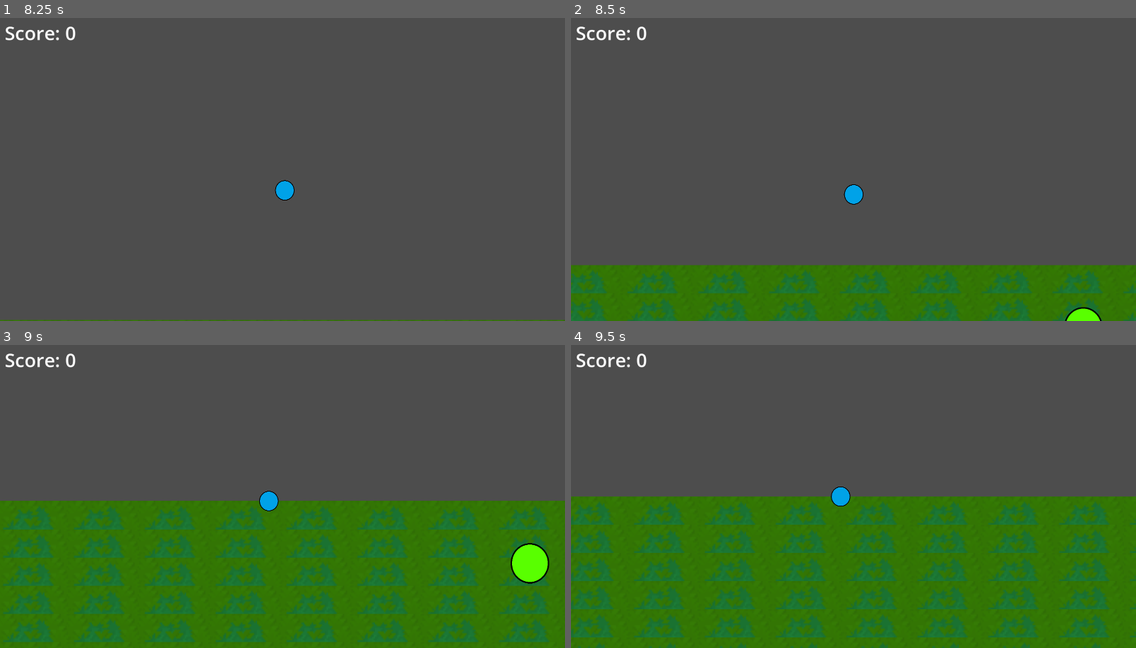
Above: before the commit, frames 1-4 (two rows, left to right).
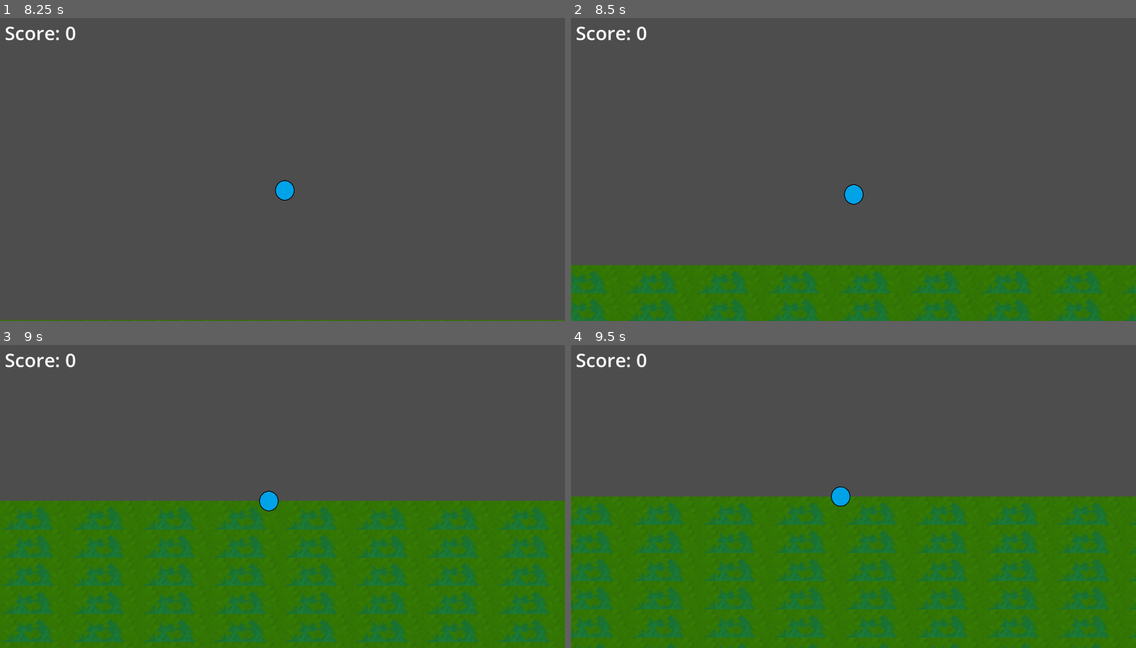
Above: after the commit, the same moments.

Repository: jameshi16/neuro-game-jam
Game: Godot game, scene res://main.tscn
Two runs of this game, one before a commit and one after it. Both use one fixed random seed, a clock stepped at 60 frames per second and the inputs below. The project has no main scene, so this scene is started directly.
Inputs:
- Up to frame 1 (8.25 s): tap Enter at 0.5, 2, 3.5 s; hold Shift (sprint) 0.53-1.28 s; hold W (move_up) 0.53-2.03 s; tap Space at 1.25, 2.75, 4.25 s; tap Shift (sprint) every 1.5 s from 1.35 to 7.35 s; hold Shift (sprint) 2.03-2.78 s; hold A (move_left) 2.03-3.53 s; hold S (move_down) 3.53-4.28 s; hold Shift (sprint) 3.53-4.28 s; hold D (move_right) 4.28-5.03 s; hold W (move_up) 5.03-5.78 s; hold Shift (sprint) 5.03-5.78 s; hold D (move_right) 5.78-8.03 s; hold Shift (sprint) 6.53-7.28 s; hold S (move_down) from 8.03 s (still down); hold Shift (sprint) from 8.03 s (still down)
- Up to frame 2 (8.5 s): keep holding S (move_down); keep holding Shift (sprint)
- Up to frame 3 (9 s): release S (move_down) at 8.78 s; release Shift (sprint) at 8.78 s; hold A (move_left) from 8.78 s (still down); tap Shift (sprint) at 8.85 s
- Up to frame 4 (9.5 s): keep holding A (move_left)

Frame 1 is identical in both runs. In frame 2, 0.2% of the frame differs, in the area x 87-94%, y 95-100%; in frame 3, 0.7%, in the area x 90-98%, y 65-79%; in frame 4, nothing differs.

Commit message:
Hide items on game start

Diff:
--- a/item.gd
+++ b/item.gd
@@ -1,7 +1,6 @@
 extends Area2D
 
 signal collected
-
 
 # Called when the node enters the scene tree for the first time.
 func _ready():
@@ -12,7 +11,7 @@
 func _process(delta):
 	pass
 
-func _on_area_shape_entered(area_rid, area, area_shape_index, local_shape_index):
+func _on_area_shape_entered(_area_rid, area, _area_shape_index, _local_shape_index):
 	if area.name != 'Player':
 		return
 
--- a/main.gd
+++ b/main.gd
@@ -9,6 +9,7 @@
 
 # Game variables
 var score = 0
+var items_to_collect: Array[Node] = []
 
 # TODO: maybe need state manager? but it's a jam, so I'll just leave a note
 
@@ -25,9 +26,13 @@
 	$Camera2D.make_current()
 
 
-func reset_camera_view():
+func level_begin():
+	# This function should be called as part of the callback to the timer.
+	# Signifies the beginning of the contallable game
 	$Player.keys_disabled = false
 	$Player.reset_camera_view()
+	for item in items_to_collect:
+		item.hide()
 
 
 func pan_entire_world():
@@ -40,7 +45,7 @@
 	timer.one_shot = true
 	timer.start()
 	ready_up_camera()
-	timer.timeout.connect(reset_camera_view)
+	timer.timeout.connect(level_begin)
 
 
 # Called when the node enters the scene tree for the first time.
@@ -48,7 +53,6 @@
 # TODO: add camera limit probably
 func _ready():
 	screen_size = get_viewport().size
-	print(screen_size)
 	tilemap_size = $TileMap.get_used_rect().size
 
 	# calculates the full scale. there is probably a correct way to do tiles, but i'm dumb
@@ -78,5 +82,6 @@
 		item_instance.position = item_position
 		add_child(item_instance)
 		item_instance.collected.connect(update_score)
+		items_to_collect.append(item_instance)
 
 	pan_entire_world()
